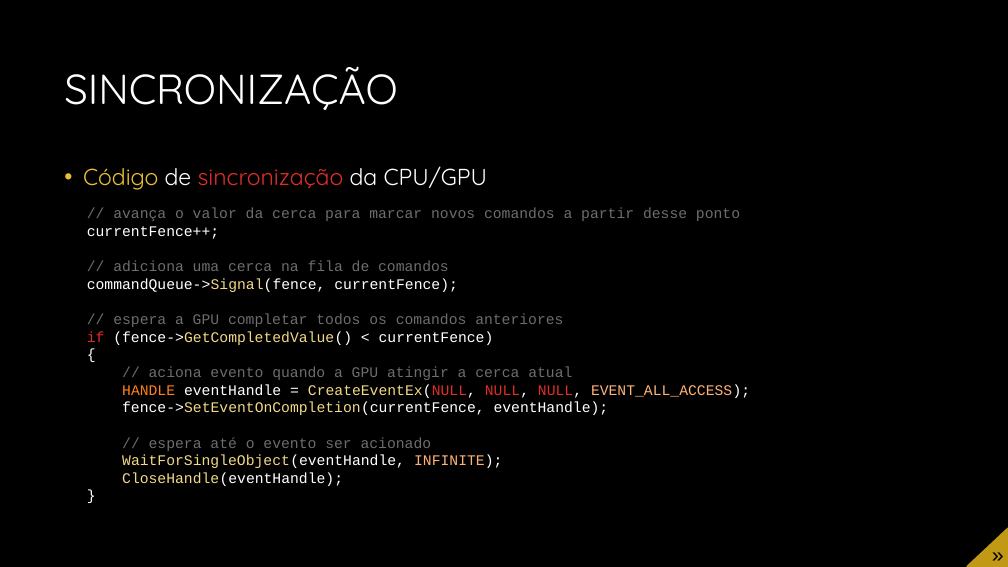
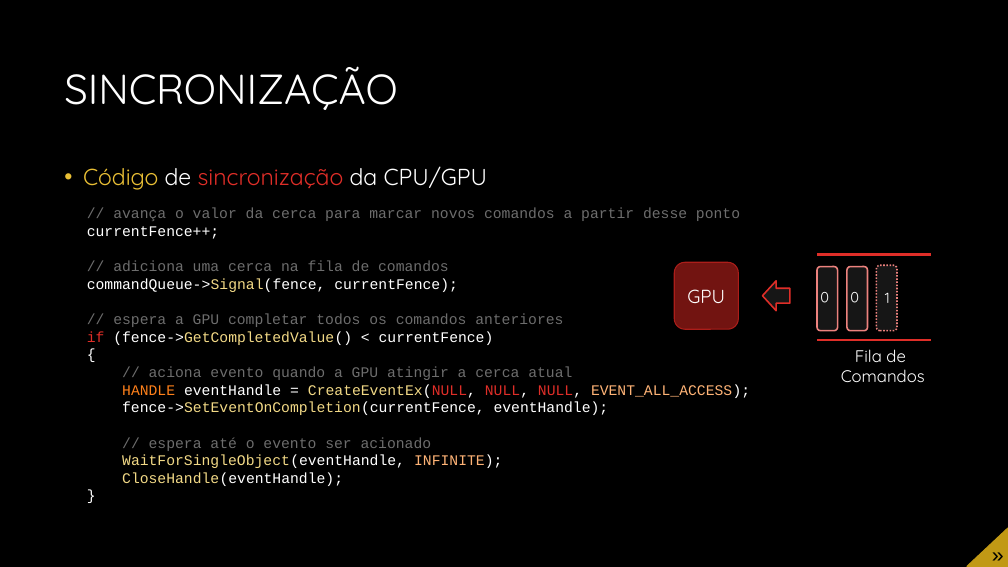
Before and after one commit to JudsonSS/CG, a slide deck: slide 29 of Slides/05. Infraestrutura do DirectX.pptx. Drawn at 1008x567 pixels with LibreOffice and Linux fonts; fonts in the diff are those of the drawing; background and template pictures are left out. Boxes give left, top, right and bottom in pixels: in the first picture for what was removed or moved away, otherwise in the second. Text is boxed around its words. In the diff, an @@ line names an element or a change of style, - is before the commit and + after.

```diff
--- a/Slides/05. Infraestrutura do DirectX.pptx
+++ b/Slides/05. Infraestrutura do DirectX.pptx
@@ rounded rectangle added at [675, 262, 739, 330], fill #721411, outline #AC1E1A 1 pt, 18 pt, text #FFFFFF @@
+GPU
@@ line added from (931, 255) to (817, 255), #DF2E28 2.25 pt @@
@@ rounded rectangle added at [817, 266, 838, 330], fill #161616, outline #EC827E 1.5 pt, 14 pt, text #FFFFFF @@
+0
@@ rounded rectangle added at [847, 266, 867, 330], fill #161616, outline #EC827E 1.5 pt, 14 pt, text #FFFFFF @@
+0
@@ rounded rectangle added at [877, 265, 898, 331], fill #161616, outline #EC827E 1.5 pt dashed, 14 pt, text #FFFFFF @@
+1
@@ down arrow added at [763, 281, 790, 311], fill #161616, outline #DF2E28 1.5 pt @@
@@ line added from (931, 340) to (817, 340), #DF2E28 2.25 pt @@
@@ text added at [841, 349, 925, 382], 16 pt, text #FFFFFF @@
+Fila de
+Comandos
```
Also in this commit, not shown: 5 other slides changed.
